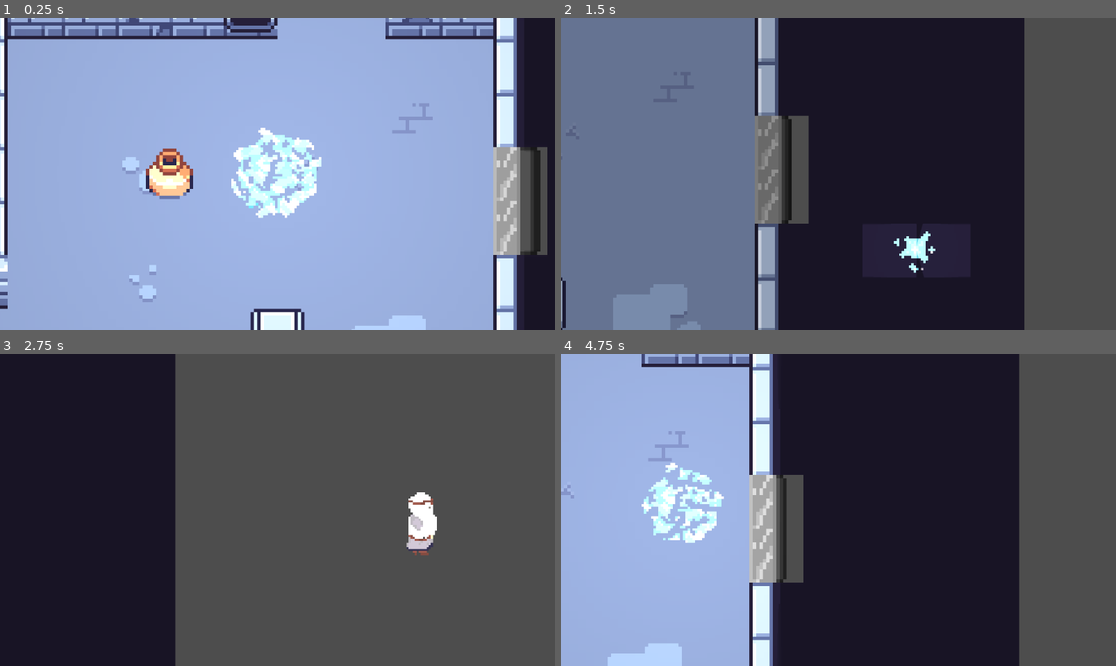
Above: before the commit, frames 1-4 (two rows, left to right).
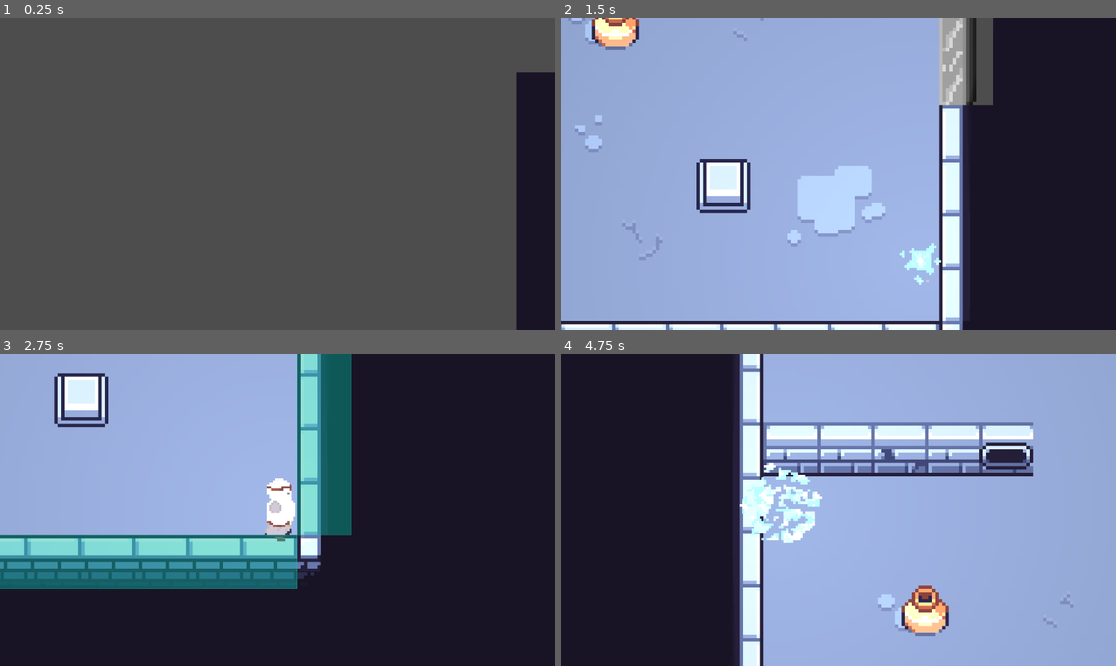
Above: after the commit, the same moments.

Repository: Sitthata/game-jam
Game: Godot game, scene res://game_object/scene/main.tscn
Two runs of this game, one before a commit and one after it. Both use one fixed random seed, a clock stepped at 60 frames per second and the inputs below.
Inputs:
- Up to frame 1 (0.25 s): no input
- Up to frame 2 (1.5 s): hold Right (ui_right) 0.53-1.28 s; hold Q (timeline_swap) 0.53-1.28 s; hold Down (ui_down) from 1.28 s (still down); tap Q (timeline_swap) at 1.35 s
- Up to frame 3 (2.75 s): release Down (ui_down) at 2.03 s; hold Right (ui_right) from 2.03 s (still down); hold Q (timeline_swap) from 2.03 s (still down)
- Up to frame 4 (4.75 s): release Right (ui_right) at 2.78 s; release Q (timeline_swap) at 2.78 s; hold Up (ui_up) 2.78-3.53 s; tap Q (timeline_swap) at 2.85, 4.35 s; hold Q (timeline_swap) 3.53-4.28 s; hold Left (ui_left) from 3.53 s (still down)

The runs differ from the first frame. In frame 1, 96% of the frame differs, in the area x 0-100%, y 0-100%; in frame 2, 89%; in frame 3, 92%; in frame 4, 99%.

Commit message:
feat: add laser object

Diff:
--- /dev/null
+++ b/game_object/scene/laser.tscn
@@ -0,0 +1,38 @@
+[gd_scene format=3 uid="uid://ulx0qcjsimnh"]
+
+[ext_resource type="Script" uid="uid://j0rjmxo2xaq8" path="res://game_object/script/laser.gd" id="1_jqgmf"]
+
+[sub_resource type="CanvasItemMaterial" id="CanvasItemMaterial_jqgmf"]
+blend_mode = 1
+
+[sub_resource type="RectangleShape2D" id="RectangleShape2D_biu50"]
+size = Vector2(64.49806, 4)
+
+[node name="Laser" type="Area2D" unique_id=1600160495]
+script = ExtResource("1_jqgmf")
+
+[node name="Line2D" type="Line2D" parent="." unique_id=241937340]
+points = PackedVector2Array(-8, 0, 8, 0)
+width = 2.0
+default_color = Color(0.6689225, 0, 0.012920001, 1)
+
+[node name="GlowLine" type="Line2D" parent="." unique_id=1499848663]
+material = SubResource("CanvasItemMaterial_jqgmf")
+points = PackedVector2Array(-8, 0, 8, 0)
+width = 6.0
+default_color = Color(0.19586803, 0.021090686, 0.021090686, 1)
+joint_mode = 2
+begin_cap_mode = 2
+end_cap_mode = 2
+
+[node name="CollisionShape2D" type="CollisionShape2D" parent="." unique_id=2013981123]
+visible = false
+shape = SubResource("RectangleShape2D_biu50")
+
+[node name="StartPoint" type="Marker2D" parent="." unique_id=1809157336]
+position = Vector2(-8, 0)
+
+[node name="EndPoint" type="Marker2D" parent="." unique_id=1607158111]
+position = Vector2(8, 0)
+
+[connection signal="body_entered" from="." to="." method="_on_body_entered"]
--- a/game_object/scene/main.tscn
+++ b/game_object/scene/main.tscn
@@ -3,9 +3,16 @@
 [ext_resource type="Script" uid="uid://4xkca4stax5e" path="res://game_object/script/main.gd" id="1_h2yge"]
 [ext_resource type="TileSet" uid="uid://b6kryu7eqktvv" path="res://texture/main-tile.tres" id="1_ig7tw"]
 [ext_resource type="PackedScene" uid="uid://djxrjakk4neg2" path="res://game_object/scene/player.tscn" id="2_0xm2m"]
+[ext_resource type="PackedScene" uid="uid://ulx0qcjsimnh" path="res://game_object/scene/laser.tscn" id="3_8susu"]
 [ext_resource type="PackedScene" uid="uid://duqamnr4ohdc1" path="res://game_object/scene/door.tscn" id="3_656ll"]
 [ext_resource type="PackedScene" uid="uid://bopyp2mjnv2oa" path="res://game_object/scene/vase.tscn" id="4_1bvp3"]
 [ext_resource type="PackedScene" uid="uid://c7duadhriltab" path="res://game_object/scene/pressure_plate.tscn" id="5_lquwl"]
+
+[sub_resource type="RectangleShape2D" id="RectangleShape2D_8susu"]
+size = Vector2(56, 4)
+
+[sub_resource type="RectangleShape2D" id="RectangleShape2D_p25bm"]
+size = Vector2(64.49806, 4)
 
 [node name="Main" type="Node" unique_id=907222161]
 script = ExtResource("1_h2yge")
@@ -35,6 +42,48 @@
 tile_set = ExtResource("1_ig7tw")
 collision_visibility_mode = 1
 
+[node name="Laser2" parent="Past" unique_id=1600160495 node_paths=PackedStringArray("spawn_point") instance=ExtResource("3_8susu")]
+position = Vector2(544, 160)
+spawn_point = NodePath("../../SpawnPoint")
+
+[node name="Line2D" parent="Past/Laser2" index="0" unique_id=241937340]
+points = PackedVector2Array(0, -24, 0, 32)
+
+[node name="GlowLine" parent="Past/Laser2" index="1" unique_id=1499848663]
+points = PackedVector2Array(0, -24, 0, 32)
+
+[node name="CollisionShape2D" parent="Past/Laser2" index="2" unique_id=2013981123]
+position = Vector2(0, 4)
+rotation = 1.5707964
+shape = SubResource("RectangleShape2D_8susu")
+
+[node name="StartPoint" parent="Past/Laser2" index="3" unique_id=1809157336]
+position = Vector2(0, -24)
+
+[node name="EndPoint" parent="Past/Laser2" index="4" unique_id=1607158111]
+position = Vector2(0, 32)
+
+[node name="Laser" parent="Past" unique_id=2103543355 node_paths=PackedStringArray("spawn_point") instance=ExtResource("3_8susu")]
+position = Vector2(504, 160)
+spawn_point = NodePath("../../SpawnPoint")
+
+[node name="Line2D" parent="Past/Laser" index="0" unique_id=241937340]
+points = PackedVector2Array(24, -24, -8, 32)
+
+[node name="GlowLine" parent="Past/Laser" index="1" unique_id=1499848663]
+points = PackedVector2Array(24, -24, -8, 32)
+
+[node name="CollisionShape2D" parent="Past/Laser" index="2" unique_id=2013981123]
+position = Vector2(8, 4)
+rotation = 2.0899425
+shape = SubResource("RectangleShape2D_p25bm")
+
+[node name="StartPoint" parent="Past/Laser" index="3" unique_id=1809157336]
+position = Vector2(24, -24)
+
+[node name="EndPoint" parent="Past/Laser" index="4" unique_id=1607158111]
+position = Vector2(-8, 32)
+
 [node name="PressurePlate" parent="." unique_id=1345142153 instance=ExtResource("5_lquwl")]
 position = Vector2(560, 296)
 metadata/_edit_group_ = true
@@ -47,7 +96,7 @@
 rotation = -1.5707964
 
 [node name="Player" parent="." unique_id=526917429 instance=ExtResource("2_0xm2m")]
-position = Vector2(560, 248)
+position = Vector2(-272, -96)
 scale = Vector2(1.2, 1.2)
 speed = 150
 push_speed = 30
@@ -56,5 +105,11 @@
 visible = false
 color = Color(0.003921569, 0.011764706, 0, 1)
 
+[node name="SpawnPoint" type="Marker2D" parent="." unique_id=609041866]
+position = Vector2(520, 288)
+
 [connection signal="pressed" from="PressurePlate" to="Door" method="close"]
 [connection signal="released" from="PressurePlate" to="Door" method="open"]
+
+[editable path="Past/Laser2"]
+[editable path="Past/Laser"]
--- /dev/null
+++ b/game_object/script/laser.gd
@@ -0,0 +1,43 @@
+@tool
+extends Area2D
+
+@export var beam_width: float = 4.0
+@export var spawn_point: Marker2D
+
+@onready var _start: Marker2D = $StartPoint
+@onready var _end: Marker2D = $EndPoint
+@onready var _line: Line2D = $Line2D
+@onready var _glow_line: Line2D = $GlowLine
+@onready var _collision_shape: CollisionShape2D = $CollisionShape2D
+
+func _ready() -> void:
+	_update_beam()
+	_collision_shape.shape = _collision_shape.shape.duplicate()
+
+func _process(_delta: float) -> void:
+	if Engine.is_editor_hint():
+		_update_beam()
+
+func _update_beam() -> void:
+	var start = _start.position
+	var end = _end.position
+
+	# Update visual lines
+	_line.points = [start, end]
+	_glow_line.points = [start, end]
+
+	# Sync collision shape to match the beam
+	var midpoint = (start + end) / 2.0
+	var length = start.distance_to(end)
+	var angle = start.angle_to_point(end)
+
+	_collision_shape.position = midpoint
+	_collision_shape.rotation = angle
+
+	var shape = _collision_shape.shape as RectangleShape2D
+	shape.size = Vector2(length, beam_width)
+
+
+func _on_body_entered(body: Node2D) -> void:
+	if body is CharacterBody2D and spawn_point:
+		body.global_position = spawn_point.global_position
--- a/game_object/script/main.gd
+++ b/game_object/script/main.gd
@@ -3,11 +3,13 @@
 @onready var present: Node2D = $Present
 @onready var past: Node2D = $Past
 @onready var player: CharacterBody2D = $Player
+@onready var spawn_point: Marker2D = $SpawnPoint
 
 var in_present: bool = true
 
 func _ready() -> void:
 	_apply_timeline_state()
+	player.global_position = spawn_point.global_position
 
 
 func _unhandled_input(event: InputEvent) -> void:
Not shown, added: game_object/script/laser.gd.uid
